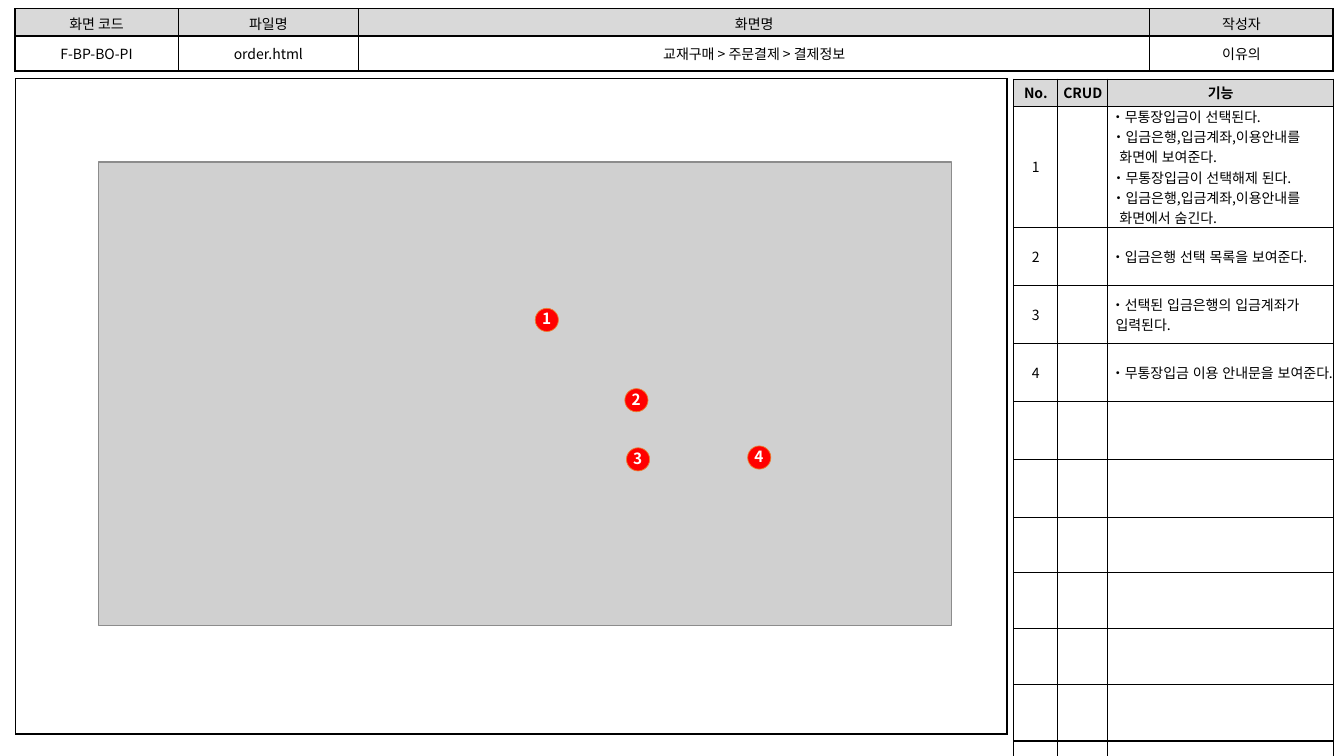
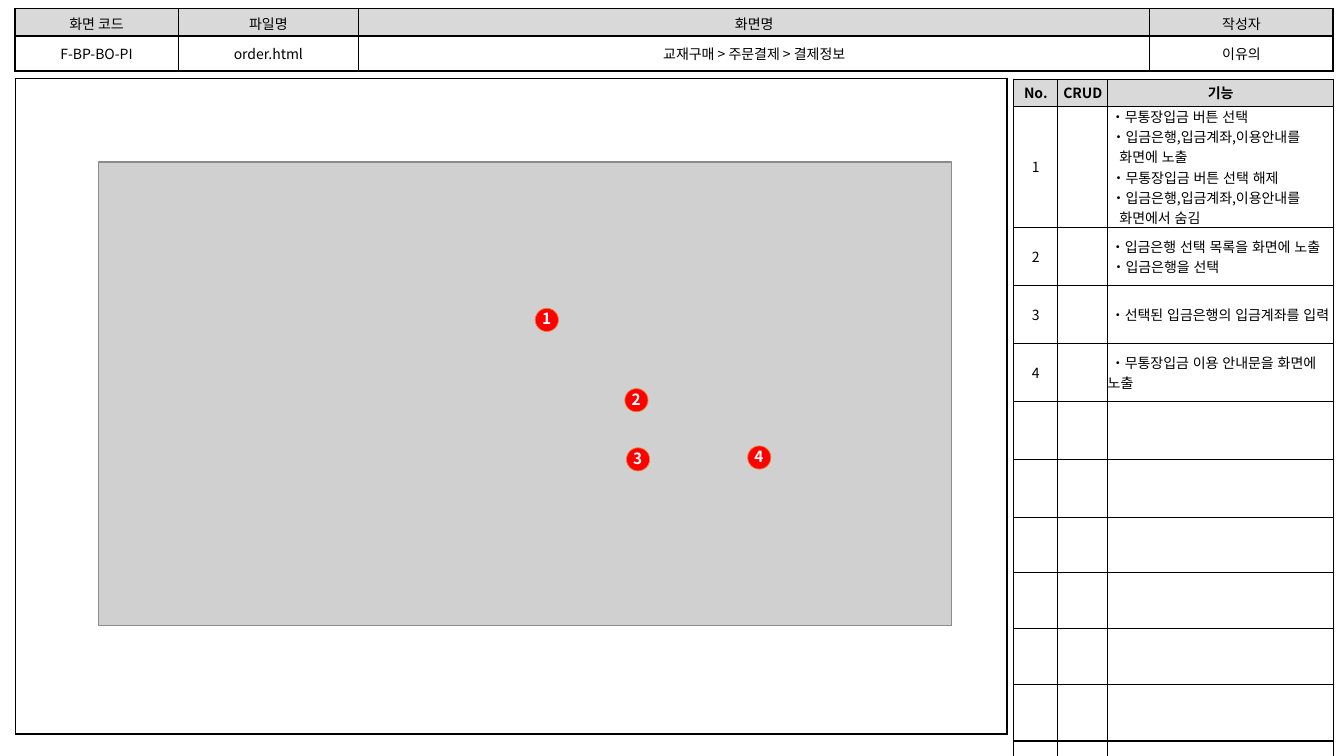
Before and after one commit to index506/cosmo6th_3thGroup, a slide deck: slide 4 of 3rd_Project/Member/Lee/기능,화면,테스트 문서/3th_Project_화면 설계도(이유의).pptx. Drawn at 1344x756 pixels with LibreOffice and Linux fonts; fonts in the diff are those of the drawing; grey boxes stand for pictures. Boxes give left, top, right and bottom in pixels: in the first picture for what was removed or moved away, otherwise in the second. Text is boxed around its words. In the diff, an @@ line names an element or a change of style, - is before the commit and + after.

```diff
--- a/3rd_Project/Member/Lee/기능,화면,테스트 문서/3th_Project_화면 설계도(이유의).pptx
+++ b/3rd_Project/Member/Lee/기능,화면,테스트 문서/3th_Project_화면 설계도(이유의).pptx
@@ table at (1014,80,1335,756) @@
-row 2, column 3: ・무통장입금이 선택된다. / ・입금은행,입금계좌,이용안내를 / 화면에 보여준다. / ・무통장입금이 선택해제 된다. / ・입금은행,입금계좌,이용안내를 / 화면에서 숨긴다.
+row 2, column 3: ・무통장입금 버튼 선택 / ・입금은행,입금계좌,이용안내를 / 화면에 노출 / ・무통장입금 버튼 선택 해제 / ・입금은행,입금계좌,이용안내를 / 화면에서 숨김
-row 3, column 3: ・입금은행 선택 목록을 보여준다.
+row 3, column 3: ・입금은행 선택 목록을 화면에 노출 / ・입금은행을 선택
-row 4, column 3: ・선택된 입금은행의 입금계좌가 / 입력된다.
+row 4, column 3: ・선택된 입금은행의 입금계좌를 입력
-row 5, column 3: ・무통장입금 이용 안내문을 보여준다.
+row 5, column 3: ・무통장입금 이용 안내문을 화면에 노출
```
Also in this commit, not shown: 5 other slides changed, 3 other files.
